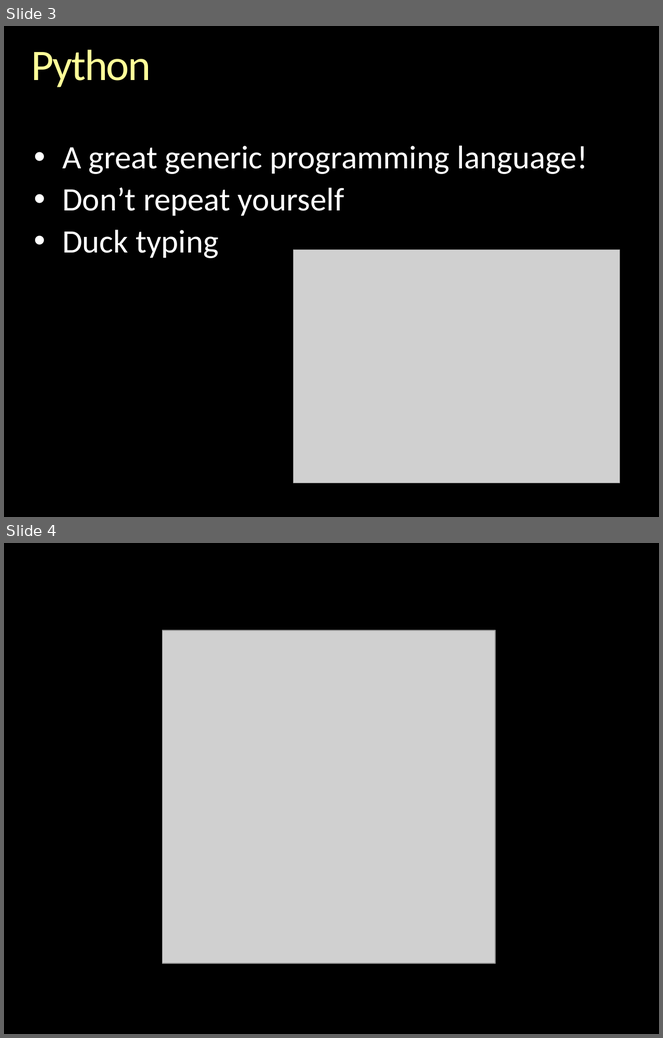
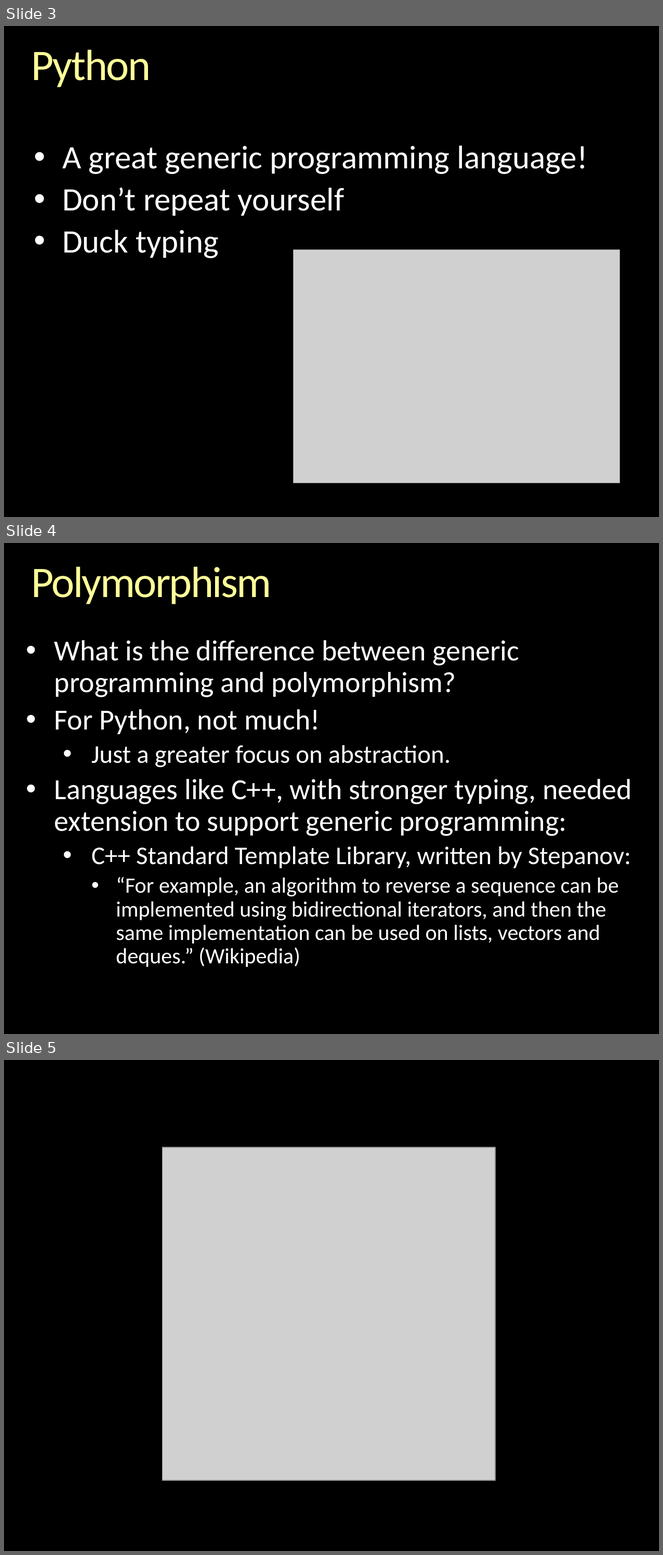
Before and after one commit to gcallah/indras_net, a slide deck: docs/ABMsAsAlgebraic.pptx. Shown one above the other, each under a label of ours: slides 3 and 4 before the commit, slides 3, 4 and 5 after it. The pictures are 663x1038 and 663x1555 pixels, drawn with LibreOffice and Linux fonts; fonts in the diff are those of the drawing; grey boxes stand for pictures; background and template pictures are left out. Boxes give left, top, right and bottom in pixels: in the first picture for what was removed or moved away, otherwise in the second. Text is boxed around its words. In the diff, an @@ line names an element or a change of style, - is before the commit and + after.

Commit message:
Further work on the ABMs as abstract algebras presentation.

```diff
--- a/docs/ABMsAsAlgebraic.pptx
+++ b/docs/ABMsAsAlgebraic.pptx
@@ slide 4 added at [4,543,659,1034], background picture (left out) @@
@@ title added at [31,566,271,604], 48 pt, text gradient #FFFFB9 to #FFFF99 to #F6AE1E @@
+Polymorphism
@@ text added at [54,640,632,967], 24 pt, text #FFFFFF @@
+• What is the difference between generic programming and polymorphism?
+• For Python, not much!
+  • Just a greater focus on abstraction.
+• Languages like C++, with stronger typing, needed extension to support generic programming:
+  • C++ Standard Template Library, written by Stepanov:
+    • “For example, an algorithm to reverse a sequence can be implemented using bidirectional iterators, and then the same implementation can be used on lists, vectors and deques.” (Wikipedia)
@@ what was slide 4 is now slide 5 @@
```
Also in this commit, not shown: 6 slides changed, 1 other slide added.
